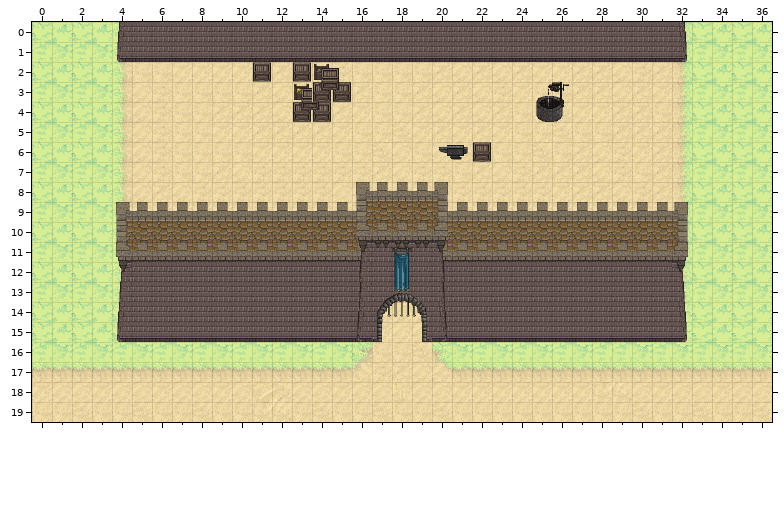
Tiled map -- assets/Map/NewestMap.tmx. The first picture shows the starting point.
Cells are 32x32 px. Shown: x 0..36, y 0..19.
Once edited:
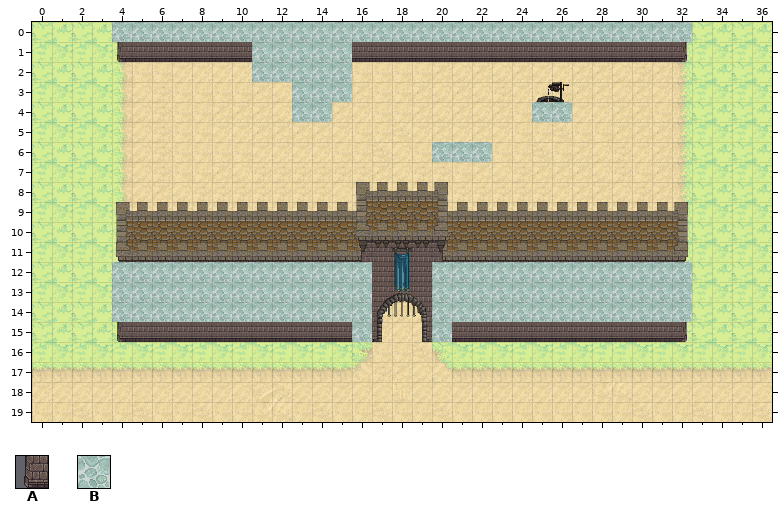
Key: from "Castle2": A 102; from "ground_tiles": B 211.
_ is an empty cell.
Tiles of an added or newly shown layer are drawn over the layers below it.
The exact change:
Changed rows in their new state; . is an unchanged cell.
Layer "Clipped" (now shown):
first column x 4:
 0 BBBBBBBBBBBBBBBBBBBBBBBBBBBBB
 1 .......BBBBB.................
 2 .......BBBBB.................
 3 .........BBB.................
 4 .........BB..........BB......
 6 ................BBB..........
first column x 4:
12 BBBBBBBBBBBBB...BBBBBBBBBBBBB
13 BBBBBBBBBBBBB...BBBBBBBBBBBBB
14 BBBBBBBBBBBBB...BBBBBBBBBBBBB
15 A...........B...B............
